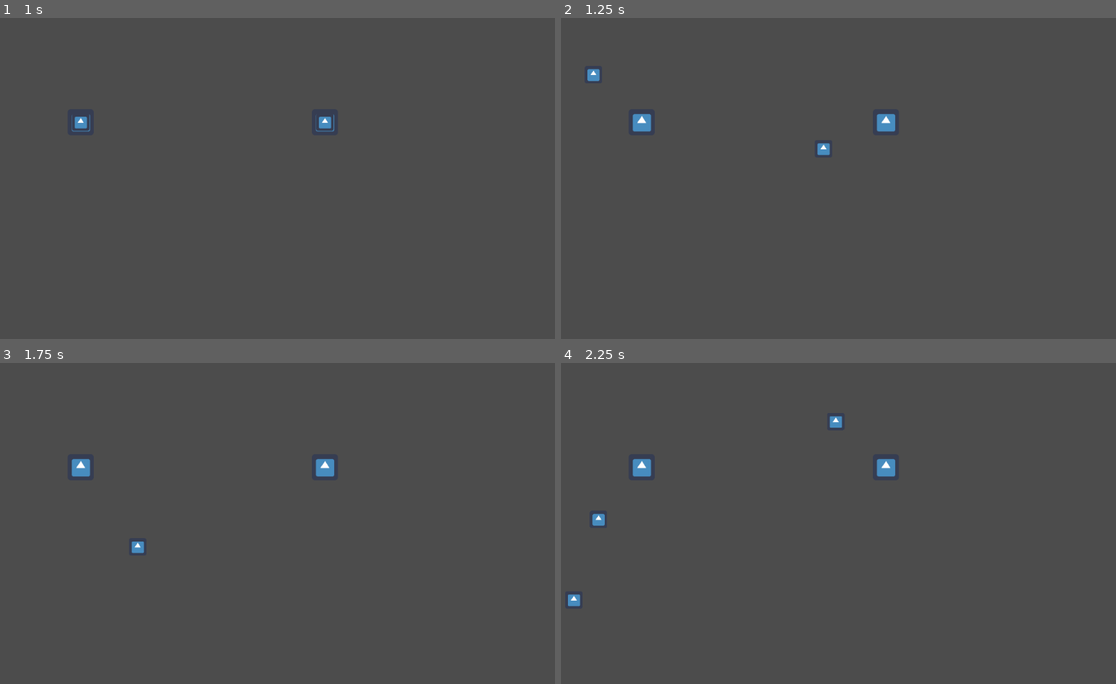
Above: before the commit, frames 1-4 (two rows, left to right).
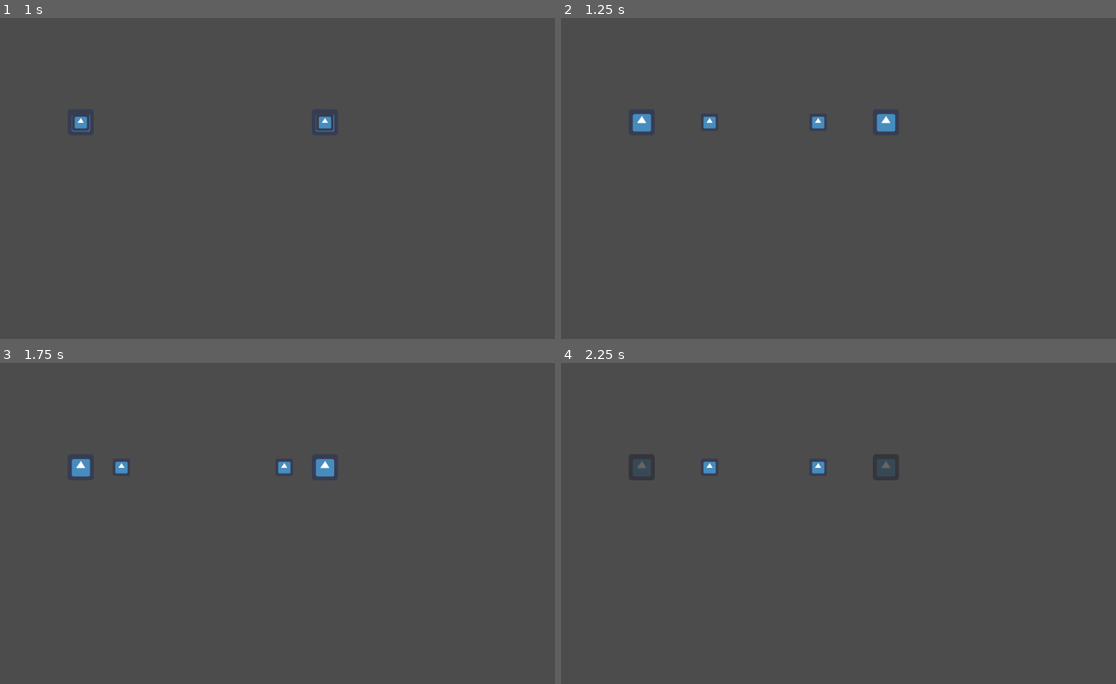
Above: after the commit, the same moments.

Repository: SamBumgardner/power-up-ld-51
Game: Godot game, scene res://scenes/Gameplay.tscn
Same seed, same stepped clock (60 frames per second), same inputs: the game is played once before the commit and once after it. The engine's default icon, where the game draws it, is replaced by a stand-in: a white triangle on a blue panel in a dark square.
Inputs:
- Up to frame 1 (1 s): tap Enter at 0.5 s
- Up to frame 2 (1.25 s): no input
- Up to frame 3 (1.75 s): no input
- Up to frame 4 (2.25 s): no input

Frame 1 is identical in both runs. In frame 2, 0.3% of the frame differs, in the area x 4-49%, y 15-43%; in frame 3, 0.3%; in frame 4, 0.8%, in the area x 1-61%, y 16-76%.

Commit message:
add targeted pattern

Diff:
--- a/patterns/CannonBase.gd
+++ b/patterns/CannonBase.gd
@@ -7,6 +7,7 @@
 var pattern_parent:Node2D
 var pattern_duration:float
 var pattern_collision:int
+
 
 export var projectile_sprite_frame = 0
 export var base_velocity:float = 500
--- a/patterns/random/PatternRandom.gd
+++ b/patterns/random/PatternRandom.gd
@@ -2,7 +2,7 @@
 
 class_name PatternRandom
 
-func _init(_bullet_collision_mask:int = 0).(_bullet_collision_mask):
+func _init(_bullet_collision_mask:int).(_bullet_collision_mask):
 	pass
 
 func get_cannons():
--- /dev/null
+++ b/patterns/targeted/CannonTargeted.gd
@@ -0,0 +1,14 @@
+extends CannonBase
+
+class_name CannonTargeted
+
+var target_node:Node2D
+
+func _init(_pattern_parent:Node2D, _pattern_duration:float, _pattern_collision:int, _target_node:Node2D) \
+		.(_pattern_parent, _pattern_duration, _pattern_collision):
+	target_node = _target_node
+	projectile_infos = [ProjectileInfo.new(1, 1)]
+
+func populate_velocity(projectile_info:ProjectileInfo):
+	calc_vector = Vector2.RIGHT.rotated(pattern_parent.get_angle_to(target_node.global_position))
+	projectile_info.velocity = calc_vector * base_velocity * projectile_info.speed
--- /dev/null
+++ b/patterns/targeted/PatternTargeted.gd
@@ -0,0 +1,13 @@
+extends PatternBase
+
+class_name PatternTargeted
+
+var targetNode:Node2D
+
+func _init(_bullet_collision_mask:int, _targetNode:Node2D).(_bullet_collision_mask):
+	targetNode = _targetNode
+
+func get_cannons():
+	return [
+		CannonTargeted.new(self, duration, bullet_collision_mask, targetNode)
+	]
--- /dev/null
+++ b/patterns/targeted/PatternTargeted.tscn
@@ -0,0 +1,7 @@
+[gd_scene load_steps=3 format=2]
+
+[ext_resource path="res://patterns/PatternBase.tscn" type="PackedScene" id=1]
+[ext_resource path="res://patterns/targeted/PatternTargeted.gd" type="Script" id=2]
+
+[node name="Node2D" instance=ExtResource( 1 )]
+script = ExtResource( 2 )
--- a/project.godot
+++ b/project.godot
@@ -19,6 +19,11 @@
 "language": "GDScript",
 "path": "res://patterns/random/CannonRandom.gd"
 }, {
+"base": "CannonBase",
+"class": "CannonTargeted",
+"language": "GDScript",
+"path": "res://patterns/targeted/CannonTargeted.gd"
+}, {
 "base": "Node",
 "class": "Gameplay",
 "language": "GDScript",
@@ -33,6 +38,11 @@
 "class": "PatternRandom",
 "language": "GDScript",
 "path": "res://patterns/random/PatternRandom.gd"
+}, {
+"base": "PatternBase",
+"class": "PatternTargeted",
+"language": "GDScript",
+"path": "res://patterns/targeted/PatternTargeted.gd"
 }, {
 "base": "Area2D",
 "class": "Player",
@@ -52,9 +62,11 @@
 _global_script_class_icons={
 "CannonBase": "",
 "CannonRandom": "",
+"CannonTargeted": "",
 "Gameplay": "",
 "PatternBase": "",
 "PatternRandom": "",
+"PatternTargeted": "",
 "Player": "",
 "ProjectileInfo": "",
 "ProjectilePool": ""
--- a/scenes/Player.gd
+++ b/scenes/Player.gd
@@ -27,6 +27,7 @@
 var max_y
 
 var pattern_random = preload("res://patterns/random/PatternRandom.gd")
+var pattern_targeted = preload("res://patterns/targeted/PatternTargeted.gd")
 
 func _ready():
 	player_prefix = "p" + str(player_number) + "_"
@@ -36,7 +37,7 @@
 	max_x = screen_size.x - radius
 	max_y = screen_size.y - radius
 
-	add_child(pattern_random.new(target_player_collision))
+	add_child(pattern_targeted.new(target_player_collision, target_player))
 
 
 func _process(_delta):
